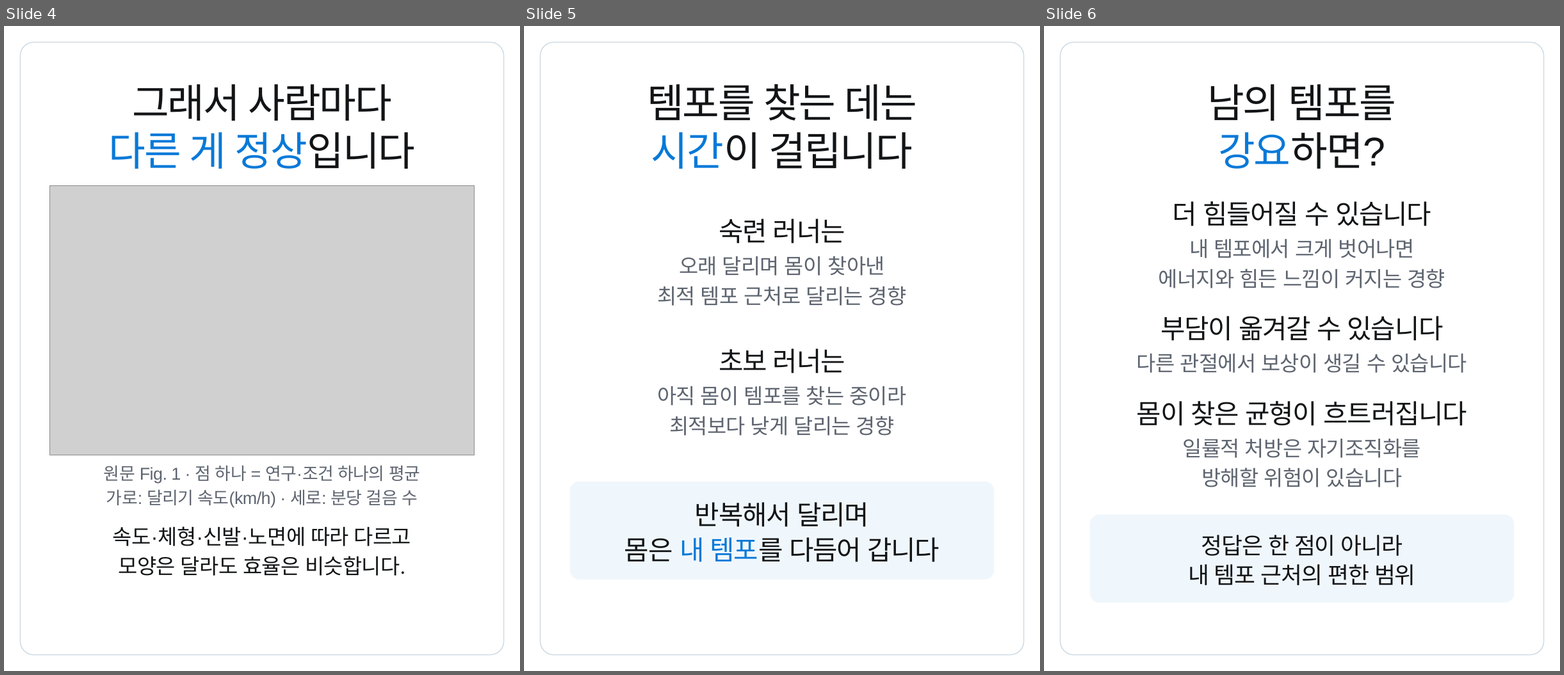
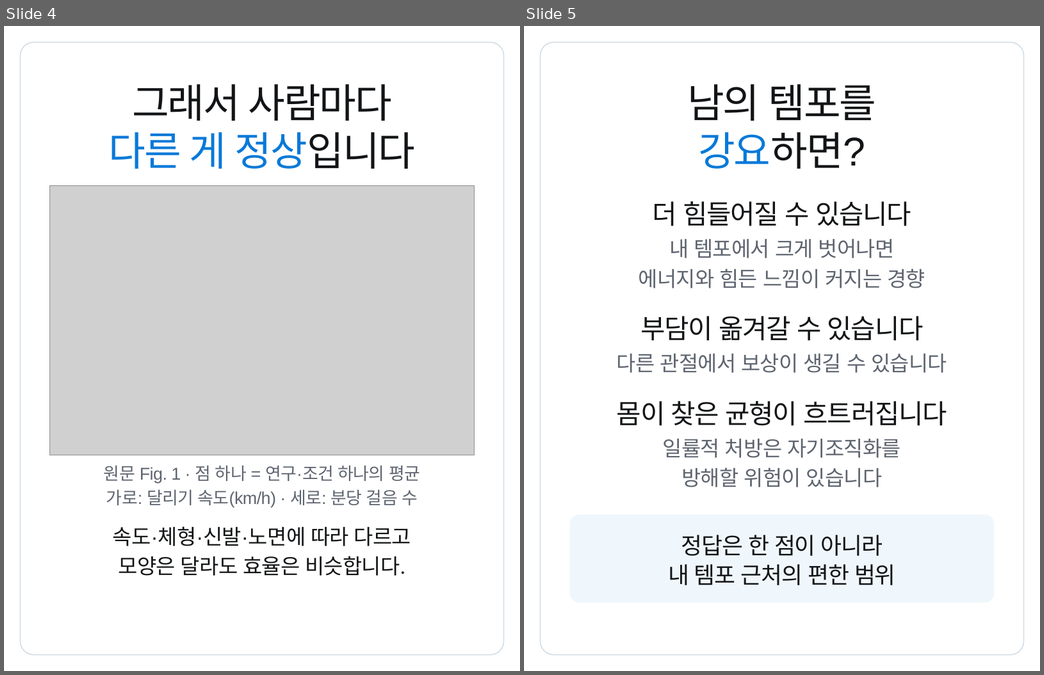
Before and after one commit to js920915-cyber/New-box, a slide deck: content/cadence-180-rule/adobe-express/cadence-180-rule-express.pptx. Shown side by side, each under a label of ours: slides 4, 5 and 6 before the commit, slides 4 and 5 after it. The pictures are 1564x675 and 1044x675 pixels, drawn with LibreOffice and Linux fonts; fonts in the diff are those of the drawing; grey boxes stand for pictures. Boxes give left, top, right and bottom in pixels: in the first picture for what was removed or moved away, otherwise in the second. Text is boxed around its words. In the diff, an @@ line names an element or a change of style, - is before the commit and + after.

```diff
--- a/content/cadence-180-rule/adobe-express/cadence-180-rule-express.pptx
+++ b/content/cadence-180-rule/adobe-express/cadence-180-rule-express.pptx
@@ slide 5 removed at (x1=524, y1=26, x2=1040, y2=671), background #FFFFFF @@
@@ rounded rectangle removed at (x1=540, y1=42, x2=1023, y2=654) @@
@@ text removed at (x1=647, y1=84, x2=917, y2=121) @@
-템포를 찾는 데는
@@ text removed at (x1=651, y1=132, x2=912, y2=169) @@
-시간이 걸립니다
@@ text removed at (x1=719, y1=219, x2=845, y2=244) @@
-숙련 러너는
@@ text removed at (x1=679, y1=256, x2=885, y2=276) @@
-오래 달리며 몸이 찾아낸
@@ text removed at (x1=657, y1=286, x2=907, y2=306) @@
-최적 템포 근처로 달리는 경향
@@ text removed at (x1=719, y1=349, x2=845, y2=374) @@
-초보 러너는
@@ text removed at (x1=657, y1=386, x2=906, y2=406) @@
-아직 몸이 템포를 찾는 중이라
@@ text removed at (x1=669, y1=416, x2=895, y2=436) @@
-최적보다 낮게 달리는 경향
@@ rounded rectangle removed at (x1=570, y1=481, x2=994, y2=580) @@
@@ text removed at (x1=695, y1=502, x2=869, y2=527) @@
-반복해서 달리며
@@ text removed at (x1=624, y1=537, x2=939, y2=562) @@
-몸은 내 템포를 다듬어 갑니다
@@ what was slide 6 is now slide 5 @@
```
Also in this commit, not shown: 1 slide added, 22 other files.
